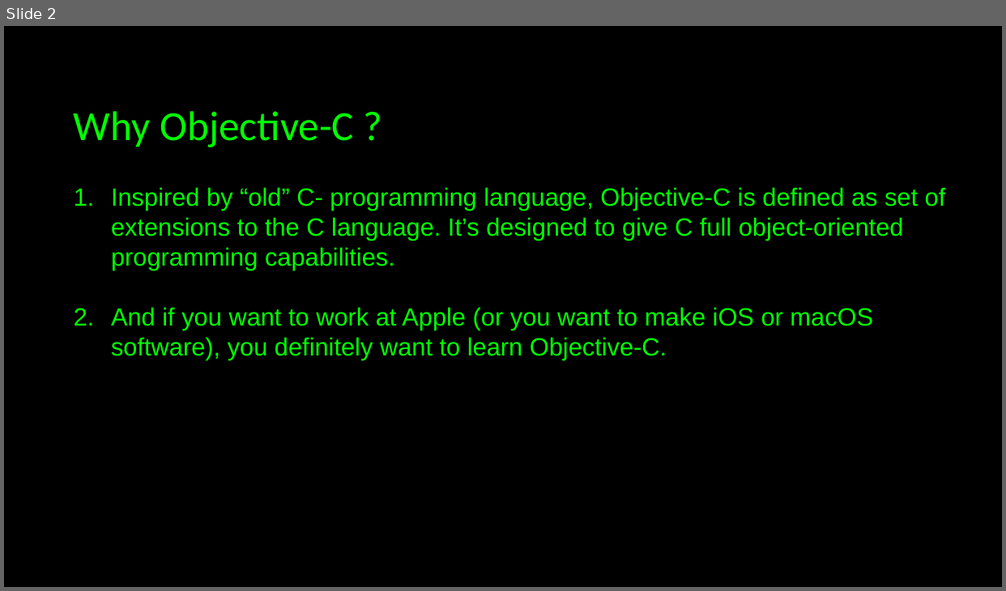
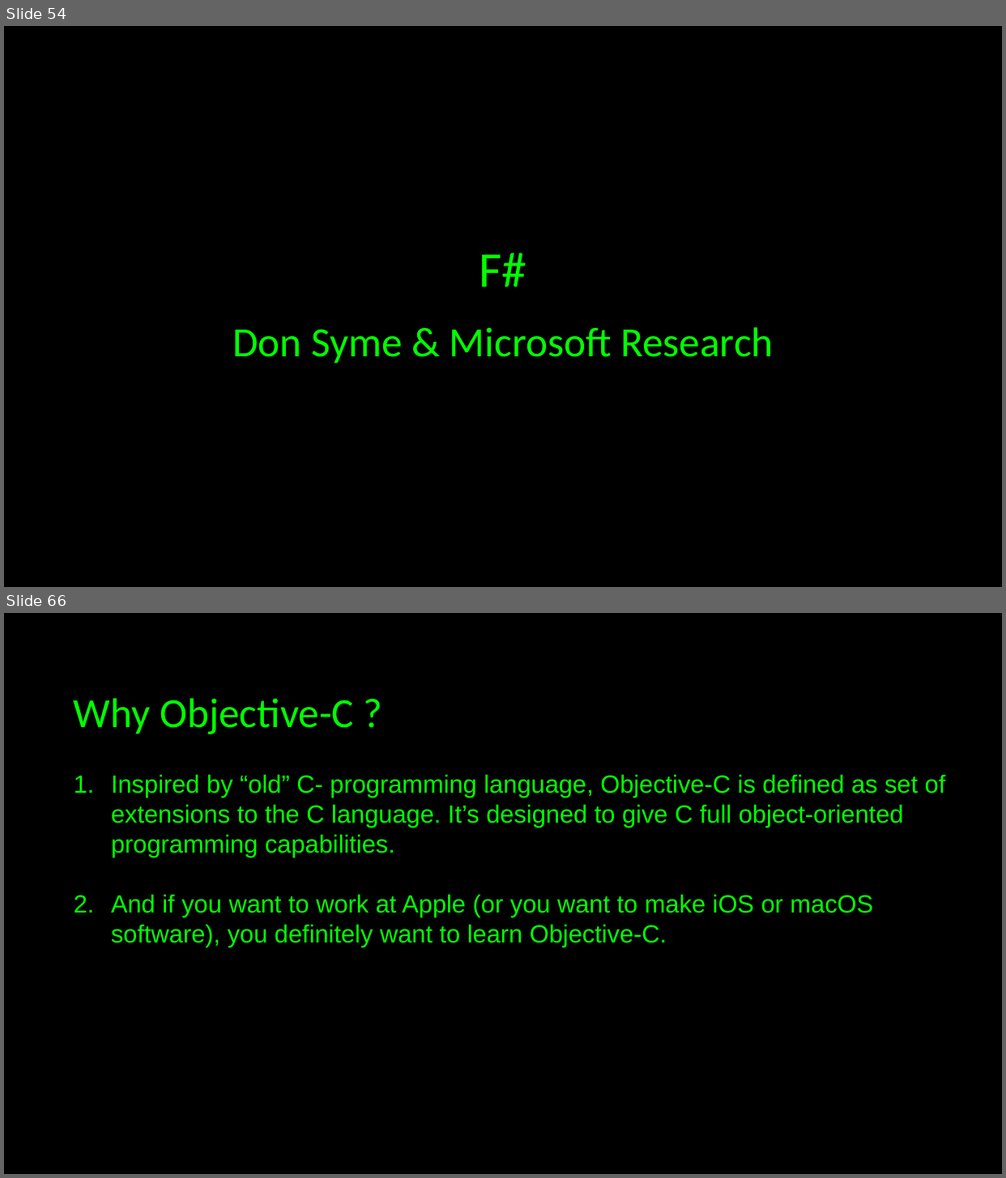
Before and after one commit to JustCodeandChill/Objective-C-presentation, a slide deck: OBJECTIVE-C.pptx. Shown one above the other, each under a label of ours: slide 2 before the commit, slides 54 and 66 after it; the slides between them are not shown. The pictures are 1006x591 and 1006x1178 pixels, drawn with LibreOffice and Linux fonts; fonts in the diff are those of the drawing. Boxes give left, top, right and bottom in pixels: in the first picture for what was removed or moved away, otherwise in the second. Text is boxed around its words. In the diff, an @@ line names an element or a change of style, - is before the commit and + after.

```diff
--- a/OBJECTIVE-C.pptx
+++ b/OBJECTIVE-C.pptx
@@ slide 54 added at <box>4,26,1002,587</box>, background #000000 @@
@@ text added at <box>479,253,527,287</box>, 48 pt, text #00FF00 @@
+F#
@@ text added at <box>232,327,773,364</box>, 40 pt, text #00FF00 @@
+Don Syme & Microsoft Research
@@ what was slide 2 is now slide 66 @@
```
Also in this commit, not shown: 1 slide changed, 63 other slides added.
